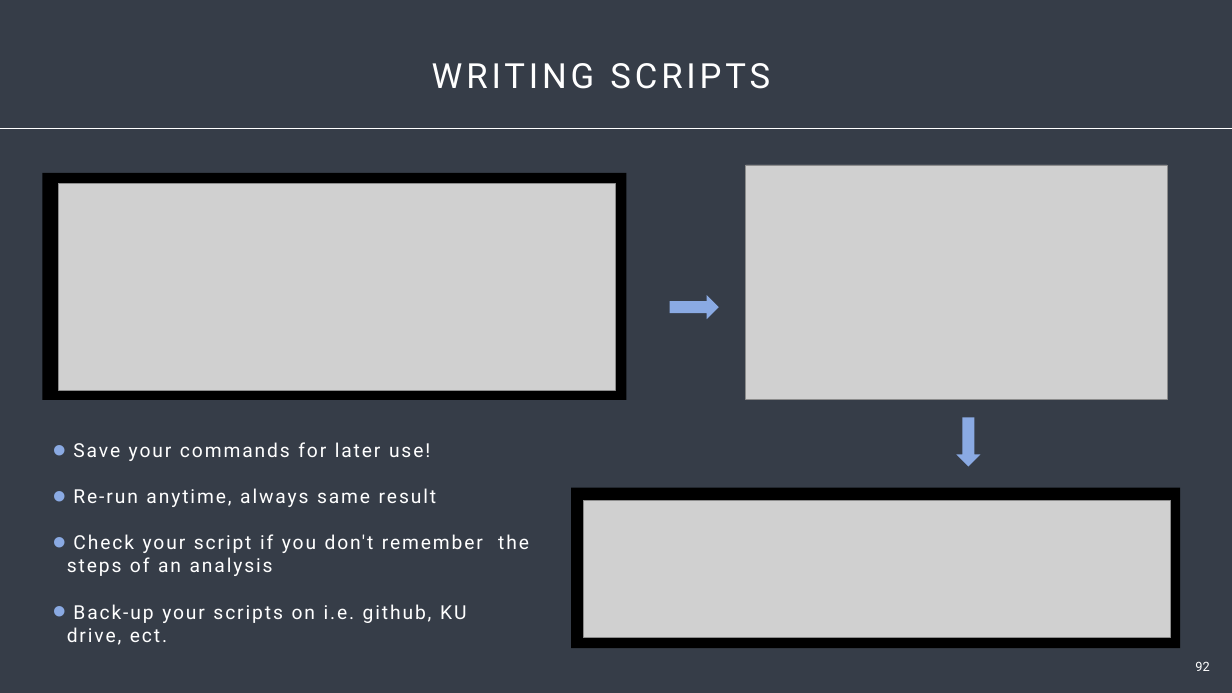
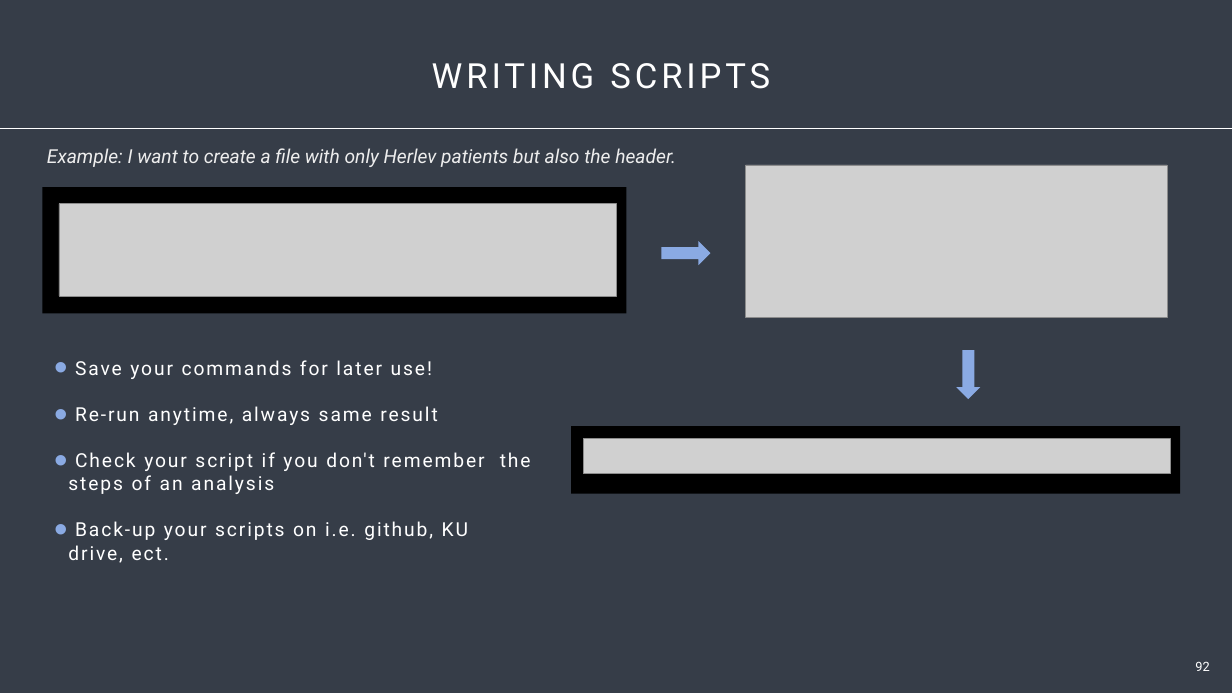
Before and after one commit to Center-for-Health-Data-Science/Just-Bash-It, a slide deck: slide 92 of Teachers/Just_Bash_It_Slideshow.pptx. Drawn at 1232x693 pixels with LibreOffice and Linux fonts; fonts in the diff are those of the drawing; grey boxes stand for pictures. Boxes give left, top, right and bottom in pixels: in the first picture for what was removed or moved away, otherwise in the second. Text is boxed around its words. In the diff, an @@ line names an element or a change of style, - is before the commit and + after.

Commit message:
made demo scripts

```diff
--- a/Teachers/Just_Bash_It_Slideshow.pptx
+++ b/Teachers/Just_Bash_It_Slideshow.pptx
@@ text added at [47,148,676,167], 30 pt, text #EDEDED, italic @@
+Example: I want to create a file with only Herlev patients but also the header.
@@ picture: place and size @@
-picture at [746,165,1167,399]
+picture at [746,165,1167,318]
@@ rectangle: place and size @@
-rectangle at [43,173,626,400]
+rectangle at [43,187,626,313]
@@ picture: place and size @@
-picture at [58,183,615,390]
+picture at [59,204,616,296]
@@ right arrow: place and size @@
-right arrow at [670,295,719,319]
+right arrow at [662,241,711,265]
@@ text "Save your commands for later ...": place and size @@
-text "Save your commands for later ..." at [67,442,529,645]
+text "Save your commands for later ..." at [68,360,531,563]
@@ freeform shape: place and size @@
-freeform shape at [956,418,981,467]
+freeform shape at [956,350,981,399]
@@ rectangle: place and size @@
-rectangle at [571,488,1180,649]
+rectangle at [571,426,1180,494]
@@ picture: place and size @@
-picture at [583,501,1171,638]
+picture at [583,439,1171,474]
```
Also in this commit, not shown: 4 other slides changed, 3 other files.
